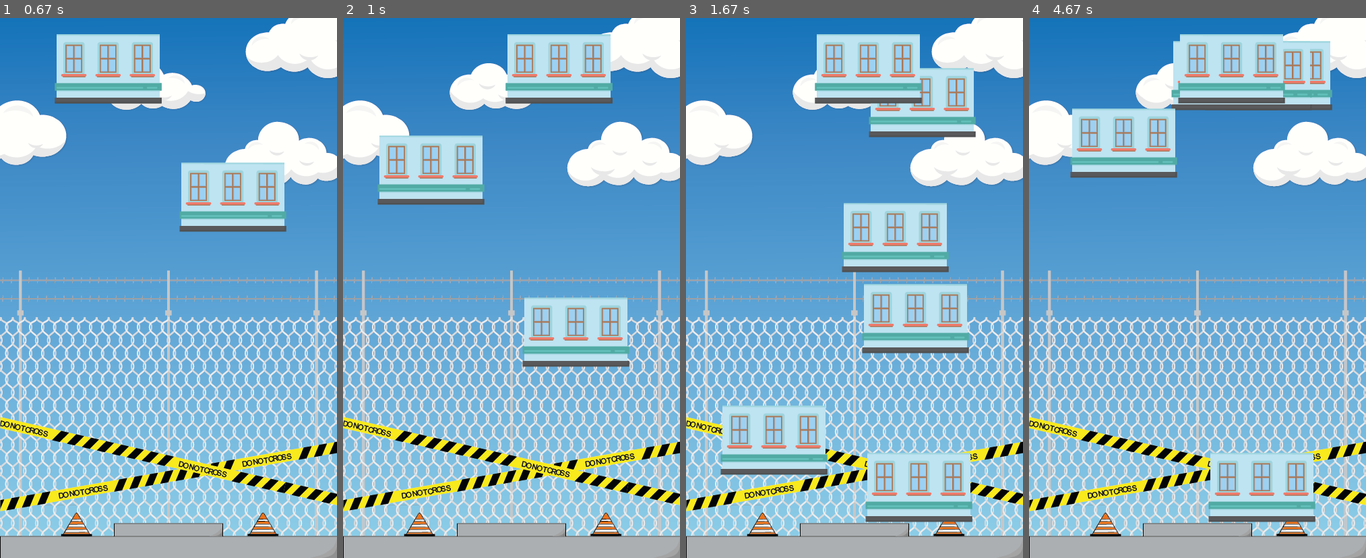
Above: before the commit, frames 1-4 (left to right).
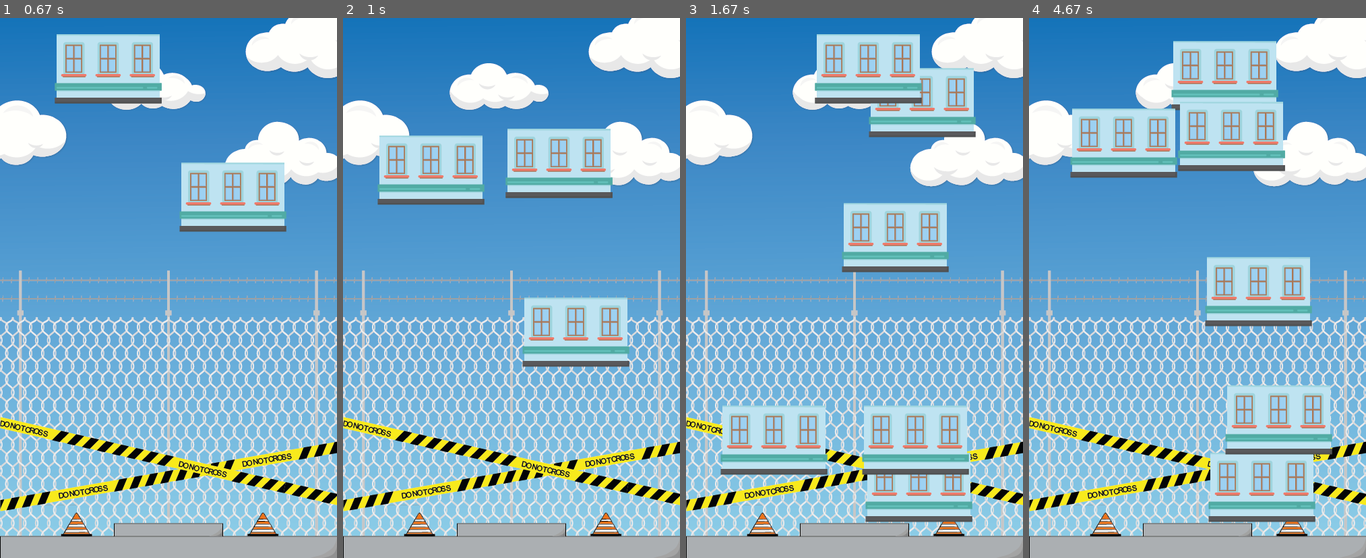
Above: after the commit, the same moments.

Repository: Andabero5/tower-pygame
Game: pygame game, started from logic/game.py
Same seed, same stepped clock (60 frames per second), same inputs: the game is played once before the commit and once after it.
Inputs:
- Up to frame 1 (0.67 s): tap Space at 0.33 s
- Up to frame 2 (1 s): tap Space at 0.73 s
- Up to frame 3 (1.67 s): tap Space at 1.03, 1.23, 1.57 s
- Up to frame 4 (4.67 s): tap Space at 1.87, 2.07, 2.37, 2.63, 2.97, 3.27, 3.4, 3.8, 4.1, 4.47 s

Frame 1 is identical in both runs. In frame 2, 7.9% of the frame differs, in the area x 48-80%, y 3-34%; in frame 3, 7.4%; in frame 4, 16%, in the area x 44-90%, y 3-81%.

Commit message:
iteration

Diff:
--- a/logic/floor.py
+++ b/logic/floor.py
@@ -22,9 +22,12 @@
         if action == 0:
             if self.rect.bottom >= HEIGHT-53:
                 self.speed[1] = 0
-        else:
-            if pygame.sprite.collide_rect(floor, self):
+        elif pygame.sprite.collide_rect(floor, self):
+            if self.rect.centerx >= floor.rect.centerx+75:
+                self.speed[1] = 10
+            else:
                 self.speed[1] = 0
+
         self.rect.move_ip(self.speed)
 
     def clone(self):
